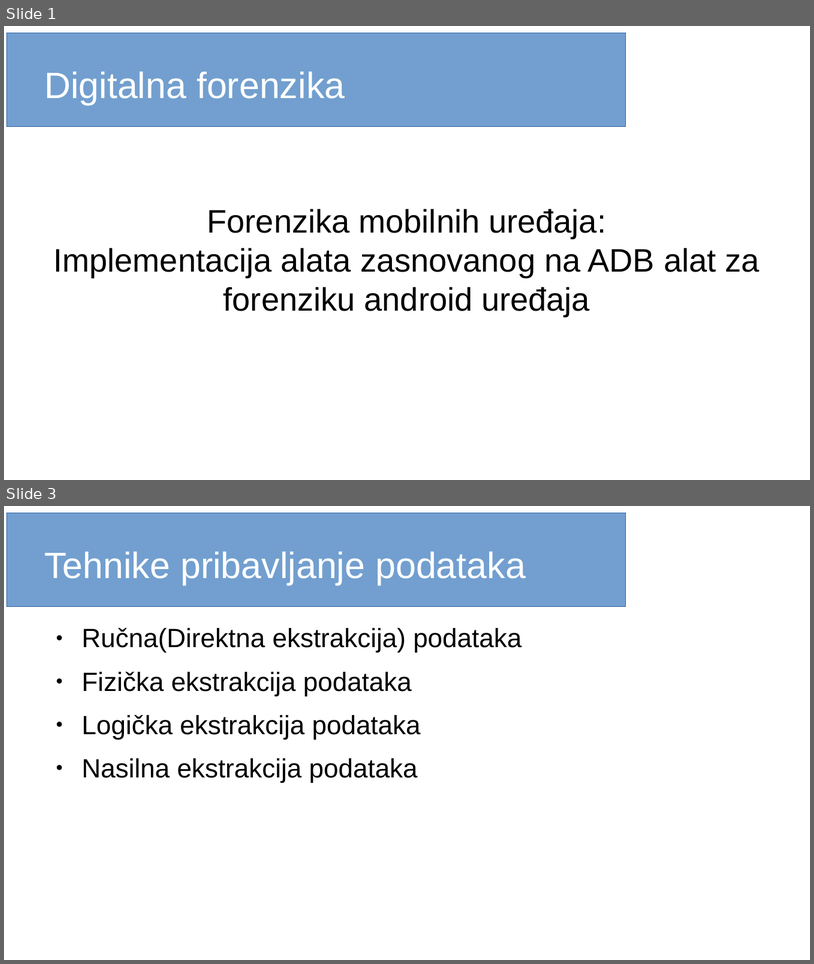
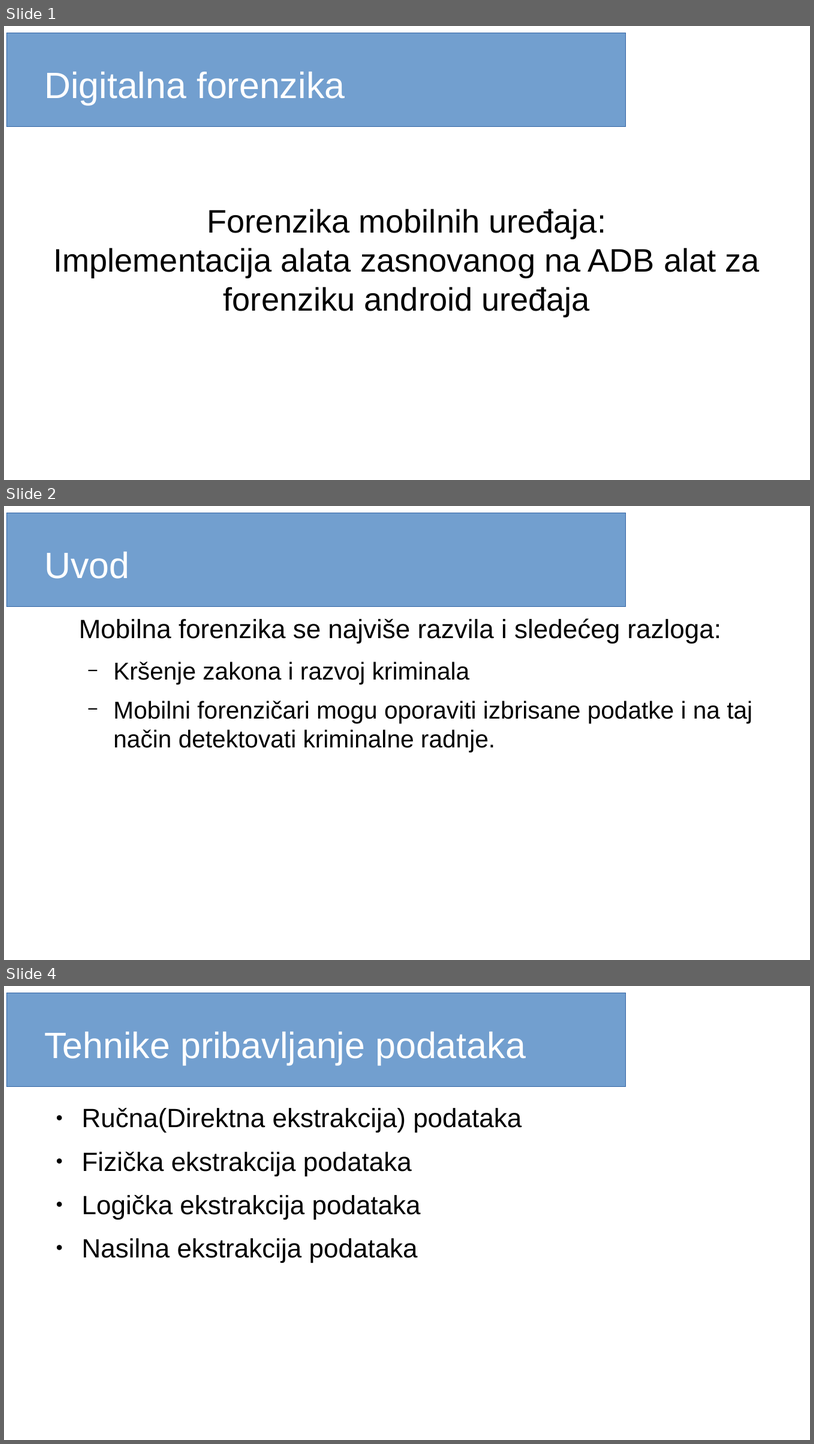
Before and after one commit to Natalija96/AdbTool, a slide deck: Seminarski i prezentacija/dfpreznetacija.ODP. Shown one above the other, each under a label of ours: slides 1 and 3 before the commit, slides 1, 2 and 4 after it; the slides between them are not shown. The pictures are 814x964 and 814x1444 pixels, drawn with LibreOffice and Linux fonts; fonts in the diff are those of the drawing. Boxes give left, top, right and bottom in pixels: in the first picture for what was removed or moved away, otherwise in the second. Text is boxed around its words. In the diff, an @@ line names an element or a change of style, - is before the commit and + after.

```diff
--- a/Seminarski i prezentacija/dfpreznetacija.ODP
+++ b/Seminarski i prezentacija/dfpreznetacija.ODP
@@ slide 2 added at [4,506,810,960], background #FFFFFF; not listed: 1 template element that a slide beside it also shows @@
@@ title added at [44,552,129,579], 36 pt, text #FFFFFF @@
+Uvod
@@ text added at [79,618,753,752], 24 pt, text #000000 @@
+Mobilna forenzika se najviše razvila i sledećeg razloga:
+  − Kršenje zakona i razvoj kriminala
+  − Mobilni forenzičari mogu oporaviti izbrisane podatke i na taj način detektovati kriminalne radnje.
@@ what was slide 3 is now slide 4 @@
```
Also in this commit, not shown: 5 slides changed, 6 other slides added, 1 slide removed, 2 other files.
